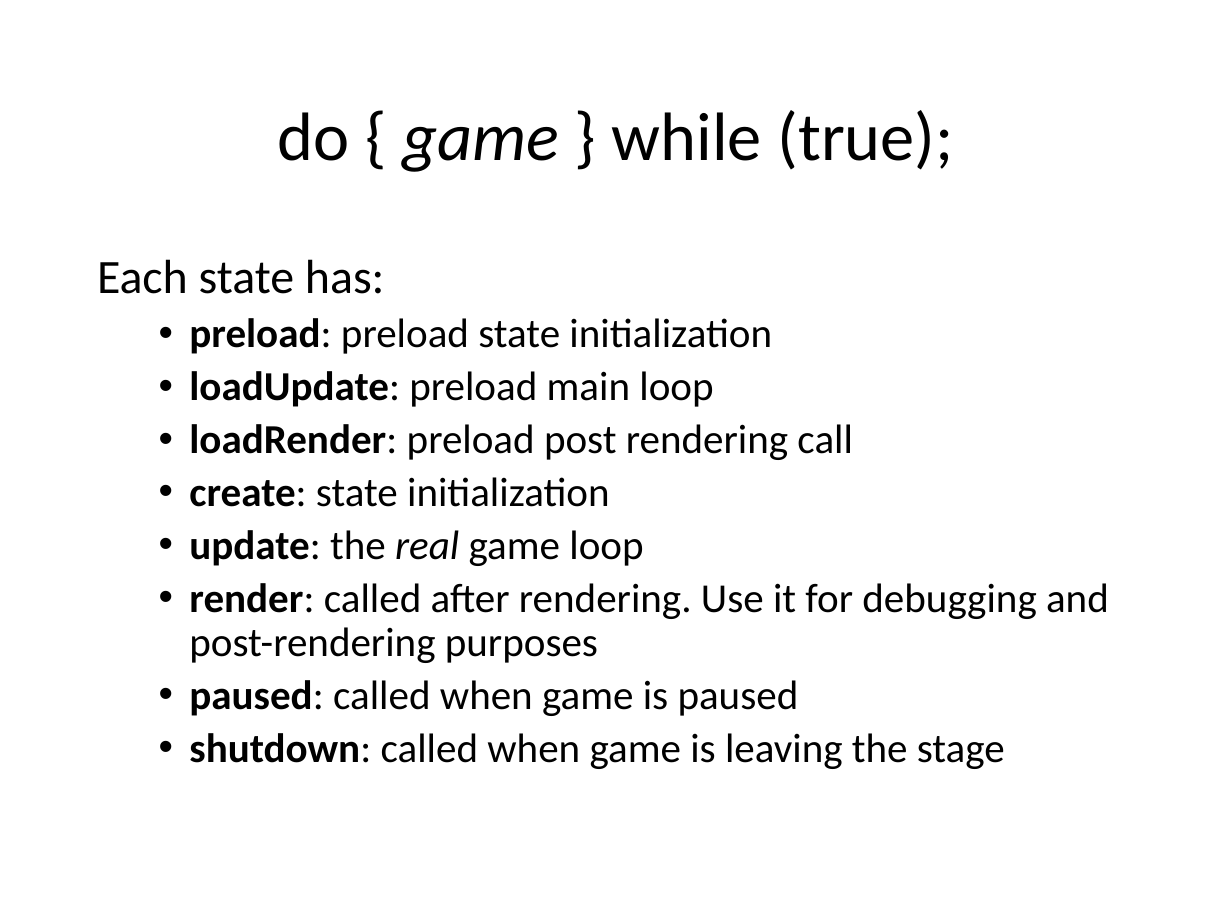
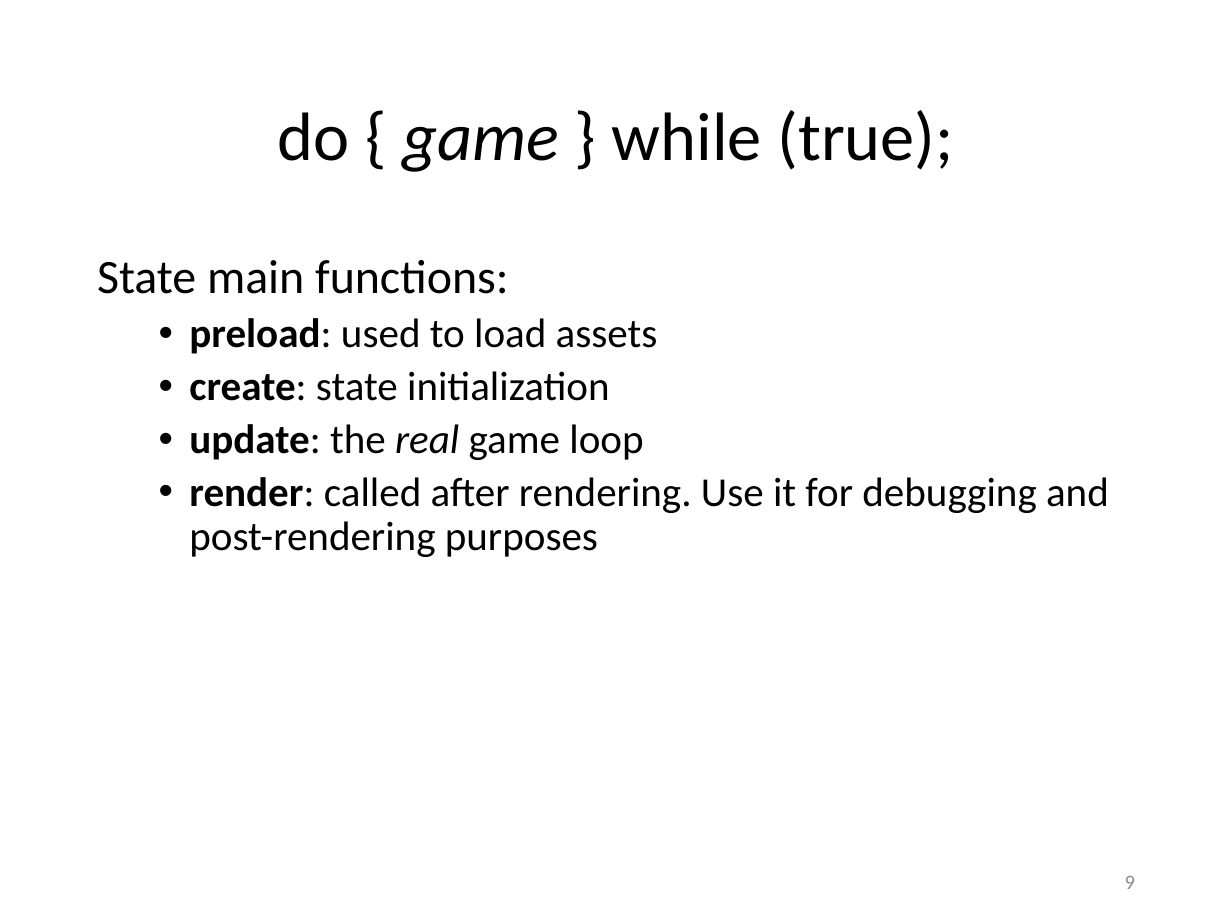
Before and after one commit to Lotti/codemotion2014, a slide deck: slide 9 of codemotion.pptx. Drawn at 1232x924 pixels with LibreOffice and Linux fonts; fonts in the diff are those of the drawing; background and template pictures are left out. Boxes give left, top, right and bottom in pixels: in the first picture for what was removed or moved away, otherwise in the second. Text is boxed around its words. In the diff, an @@ line names an element or a change of style, - is before the commit and + after.

```diff
--- a/codemotion.pptx
+++ b/codemotion.pptx
@@ text at (x1=97, y1=260, x2=658, y2=354): text changed @@
-Each state has:
-  • preload: preload state initialization
-  • loadUpdate: preload main loop
-  • loadRender: preload post rendering call
+State main functions:
+  • preload: used to load assets
@@ text at (x1=189, y1=680, x2=1005, y2=769): paragraphs removed @@
-  • paused: called when game is paused
-  • shutdown: called when game is leaving the stage
@@ page number added at (x1=1125, y1=876, x2=1135, y2=889), 12 pt, text #8C8C8C @@
+9
```
Also in this commit, not shown: 13 other slides changed, 8 slides added, 10 other files.
